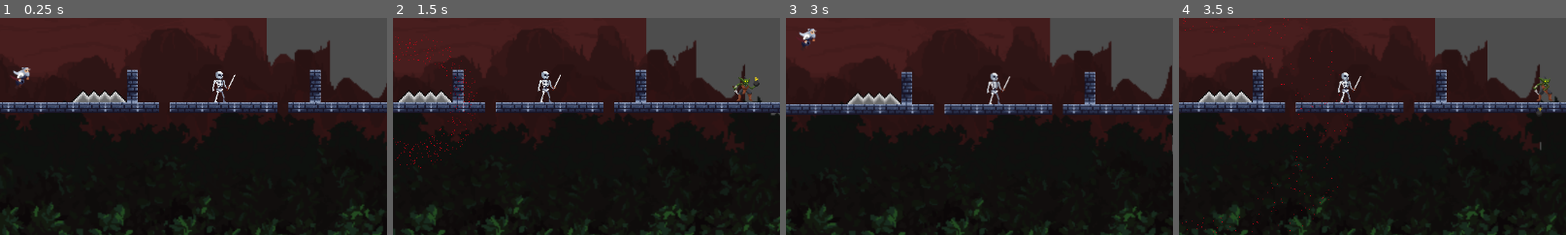
Above: before the commit, frames 1-4 (left to right).
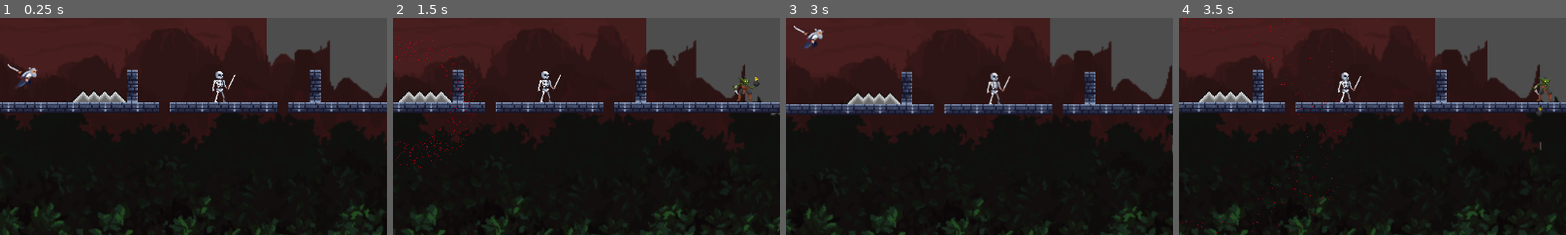
Above: after the commit, the same moments.

Repository: adriijg/proyecto-videojuego
Game: Godot game, scene res://tester/node_2d.tscn
Two runs of this game, one before a commit and one after it. Both use one fixed random seed, a clock stepped at 60 frames per second and the inputs below. This scene is started directly instead of the project's main scene.
Inputs (mouse positions are % of the whole screen's width and height, from its top left):
- Up to frame 1 (0.25 s): no input
- Up to frame 2 (1.5 s): move the mouse to (72, 45) at 0.52 s; hold Right (mover_derecha) from 0.53 s (still down); click (72, 45) at 0.6 s; tap Space (saltar) at 0.77 s; move the mouse to (30, 55) at 1.27 s; click (30, 55) at 1.35 s
- Up to frame 3 (3 s): tap Space (saltar) at 1.52 s; move the mouse to (60, 28) at 2.02 s; release Right (mover_derecha) at 2.03 s; hold Left (mover_izquierda) 2.03-2.78 s; click (60, 28) at 2.1 s; tap Enter at 2.75 s; move the mouse to (45, 70) at 2.77 s; hold Right (mover_derecha) from 2.78 s (still down); click (45, 70) at 2.85 s
- Up to frame 4 (3.5 s): keep holding Right (mover_derecha); tap Space (saltar) at 3.02 s
The pictures show only the part of the screen within x 48-98%, y 43-92%; the shares and areas given below are measured in that part.

The runs differ from the first frame. In frame 1, 0.4% of the frame differs, in the area x 2-10%, y 20-33%; in frame 2, nothing differs; in frame 3, 0.4%, in the area x 2-10%, y 3-15%; in frame 4, nothing differs.

Commit message:
enemies_update

Diff:
--- a/enemies/skeleton/skeleton.gd
+++ b/enemies/skeleton/skeleton.gd
@@ -1,6 +1,6 @@
 extends CharacterBody2D
 
-@export var vida = 2
+@export var vida = 3
 @export var speed = 50.0
 
 var player = null
@@ -16,18 +16,22 @@
 @onready var area_golpe = $Visual/AreaAtaqueEnemigo
 @onready var col_golpe = $Visual/AreaAtaqueEnemigo/col_ataque_ske
 
+func _ready():
+	# IMPORTANTE: Conecta el área que recibe daño del samurai
+	# Si tu nodo se llama "area_muerte" como el del goblin, usa ese nombre
+	if has_node("area_muerte"):
+		$area_muerte.area_entered.connect(_on_recibir_ataque_jugador)
+
 func _physics_process(delta):
 	if muerto: return
 
 	if not player or atacando:
-		velocity.x = move_toward(velocity.x, 0, speed) # Esto frena al esqueleto en seco
+		velocity.x = move_toward(velocity.x, 0, speed)
 
 	if not is_on_floor():
 		velocity.y += 980 * delta
 
-	# LÓGICA DE ATAQUE CONTINUO
 	if player and not atacando:
-		# Comprobamos si el samurai sigue dentro del área de ataque
 		var cuerpos_en_rango = area_golpe.get_overlapping_bodies()
 		var samurai_cerca = false
 		for c in cuerpos_en_rango:
@@ -36,10 +40,8 @@
 				break
 
 		if samurai_cerca:
-			# Si está cerca y no estamos atacando, inicia el ataque
 			iniciar_ataque_esqueleto()
 		else:
-			# Si está en el área de detección pero no en la de ataque, camina hacia él
 			var dir = sign(player.global_position.x - global_position.x)
 			visual.scale.x = dir
 
@@ -50,26 +52,37 @@
 				velocity.x = 0
 				ani.play("idle")
 	else:
-		# Si no hay jugador o estamos en medio de un ataque/daño
 		velocity.x = move_toward(velocity.x, 0, speed)
 		if not atacando:
 			ani.play("idle")
 
 	move_and_slide()
 
+# Función que se activa cuando la espada del samurai toca al esqueleto
+func _on_recibir_ataque_jugador(area):
+	if area.name == "AreaAtaque" or area.is_in_group("ataque_jugador"):
+		recibir_danio(1) # Descuenta 1 de vida
+
 func recibir_danio(cantidad):
 	if muerto: return
 	vida -= cantidad
+	print("Vida esqueleto: ", vida)
+
 	if vida <= 0:
 		morir()
 	else:
-		atacando = true # Bloquea el movimiento mientras recibe daño
+		atacando = true
 		ani.play("hurt")
+		# Feedback visual para saber que le hemos dado
+		var t = create_tween()
+		t.tween_property(visual, "modulate", Color.RED, 0.1)
+		t.tween_property(visual, "modulate", Color.WHITE, 0.1)
 
 func morir():
 	muerto = true
 	velocity = Vector2.ZERO
 	ani.play("death")
+	# Desactiva la colisión principal
 	$col_skeleton_normal.set_deferred("disabled", true)
 	await ani.animation_finished
 	queue_free()
@@ -84,7 +97,6 @@
 	if body == player:
 		player = null
 
-# Esta señal inicia el primer ataque al entrar
 func _on_area_ataque_enemigo_body_entered(body):
 	if body.name == "samurai" and not atacando and not muerto:
 		iniciar_ataque_esqueleto()
@@ -93,18 +105,15 @@
 	atacando = true
 	ani.play("attack_1")
 
-	# Esperamos al frame del impacto visual
 	await get_tree().create_timer(0.4).timeout
 
 	if not muerto and area_golpe:
 		var cuerpos = area_golpe.get_overlapping_bodies()
 		for cuerpo in cuerpos:
 			if cuerpo.name == "samurai":
-				cuerpo.recibir_danio(1) # Actualiza el HUD del Samurai
+				cuerpo.recibir_danio(1)
 				print("¡DAÑO REALIZADO AL SAMURAI!")
 
 func _on_ani_skeleton_animation_finished():
-	# Al terminar la animación, permitimos que el esqueleto decida qué hacer en el siguiente frame
 	if ani.animation == "attack_1" or ani.animation == "hurt":
 		atacando = false
-		# No ponemos ani.play("idle") aquí para que el physics_process pueda elegir "attack_1" inmediatamente si sigues ahí
--- a/enemies/skeleton/skeleton.tscn
+++ b/enemies/skeleton/skeleton.tscn
@@ -438,8 +438,6 @@
 [node name="skeleton" type="CharacterBody2D" unique_id=1015477422]
 collision_layer = 2
 script = ExtResource("1_o2orx")
-vida = null
-speed = null
 
 [node name="col_skeleton_normal" type="CollisionShape2D" parent="." unique_id=1607172238]
 position = Vector2(-3, 10)
--- a/samurai/samurai.tscn
+++ b/samurai/samurai.tscn
@@ -5,7 +5,7 @@
 [ext_resource type="Texture2D" uid="uid://oxsgphwsfmq0" path="res://samurai/img/IDLE.png" id="1_up0nt"]
 [ext_resource type="Texture2D" uid="uid://djhqmqxlq33dd" path="res://samurai/img/ATTACK 1.png" id="1_yrrbe"]
 [ext_resource type="Texture2D" uid="uid://eek0oj2xl00c" path="res://samurai/img/RUN.png" id="2_qm8kk"]
-[ext_resource type="Texture2D" uid="uid://bxxpr5jbe4q4c" path="res://samurai/img/DEATH.png" id="3_p0ogg"]
+[ext_resource type="Texture2D" uid="uid://bxxpr5jbe4q4c" path="res://enemies/goblin/img/DEATH.png" id="3_p0ogg"]
 [ext_resource type="PackedScene" uid="uid://kkhouw1q0hki" path="res://samurai/addons/life_bar.tscn" id="6_xgx4o"]
 
 [sub_resource type="RectangleShape2D" id="RectangleShape2D_p422s"]
@@ -411,7 +411,7 @@
 }]
 
 [sub_resource type="RectangleShape2D" id="RectangleShape2D_xgx4o"]
-size = Vector2(59, 32)
+size = Vector2(65.21739, 28.52174)
 
 [sub_resource type="RectangleShape2D" id="RectangleShape2D_o3lbu"]
 size = Vector2(20, 29)
@@ -430,13 +430,15 @@
 [node name="ani_samurai" type="AnimatedSprite2D" parent="Visual" unique_id=2107522512]
 position = Vector2(-1, -33)
 sprite_frames = SubResource("SpriteFrames_najcb")
-animation = &"run"
+animation = &"attack"
+frame = 6
+frame_progress = 1.0
 
 [node name="AreaAtaque" type="Area2D" parent="Visual" unique_id=1822083082]
 collision_mask = 2
 
 [node name="col_samurai_attack" type="CollisionShape2D" parent="Visual/AreaAtaque" unique_id=587165765]
-position = Vector2(25.5, -16)
+position = Vector2(24.78261, -17.73913)
 shape = SubResource("RectangleShape2D_xgx4o")
 disabled = true
 
--- a/tester/node_2d.tscn
+++ b/tester/node_2d.tscn
@@ -178,8 +178,6 @@
 
 [node name="skeleton" parent="." unique_id=1015477422 instance=ExtResource("3_jeaan")]
 position = Vector2(413, -49)
-vida = 2
-speed = 50.0
 
 [node name="fondo_maligno" parent="." unique_id=1422233237 instance=ExtResource("4_mk2d0")]
 scale = Vector2(2, 2)
